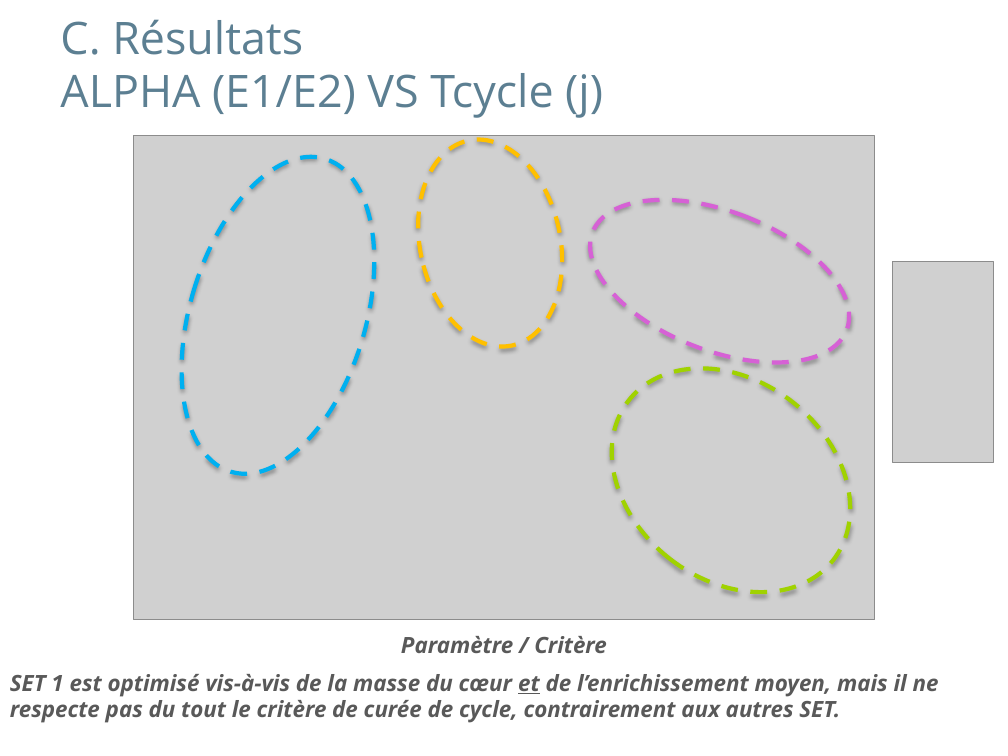
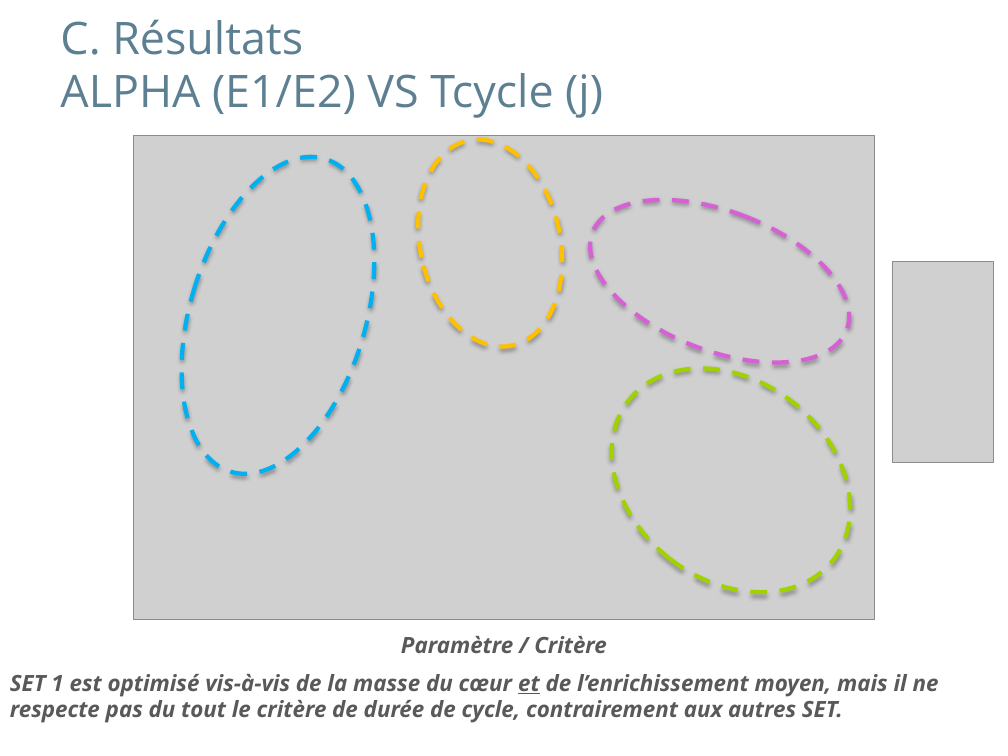
Before and after one commit to phjacquet/physor-smr-p02, a slide deck: slide 30 of PHR-P02-L1_OptimisationResults_BATCH1.pptx. Drawn at 1008x756 pixels with LibreOffice and Linux fonts; fonts in the diff are those of the drawing; grey boxes stand for pictures; background and template pictures are left out. Boxes give left, top, right and bottom in pixels: in the first picture for what was removed or moved away, otherwise in the second. Text is boxed around its words. In the diff, an @@ line names an element or a change of style, - is before the commit and + after.

```diff
--- a/PHR-P02-L1_OptimisationResults_BATCH1.pptx
+++ b/PHR-P02-L1_OptimisationResults_BATCH1.pptx
@@ text at (10, 674, 939, 723): text changed @@
-SET 1 est optimisé vis-à-vis de la masse du cœur et de l’enrichissement moyen, mais il ne respecte pas du tout le critère de curée de cycle, contrairement aux autres SET.
+SET 1 est optimisé vis-à-vis de la masse du cœur et de l’enrichissement moyen, mais il ne respecte pas du tout le critère de durée de cycle, contrairement aux autres SET.
```
Also in this commit, not shown: 4 other slides changed, 1 other file.
